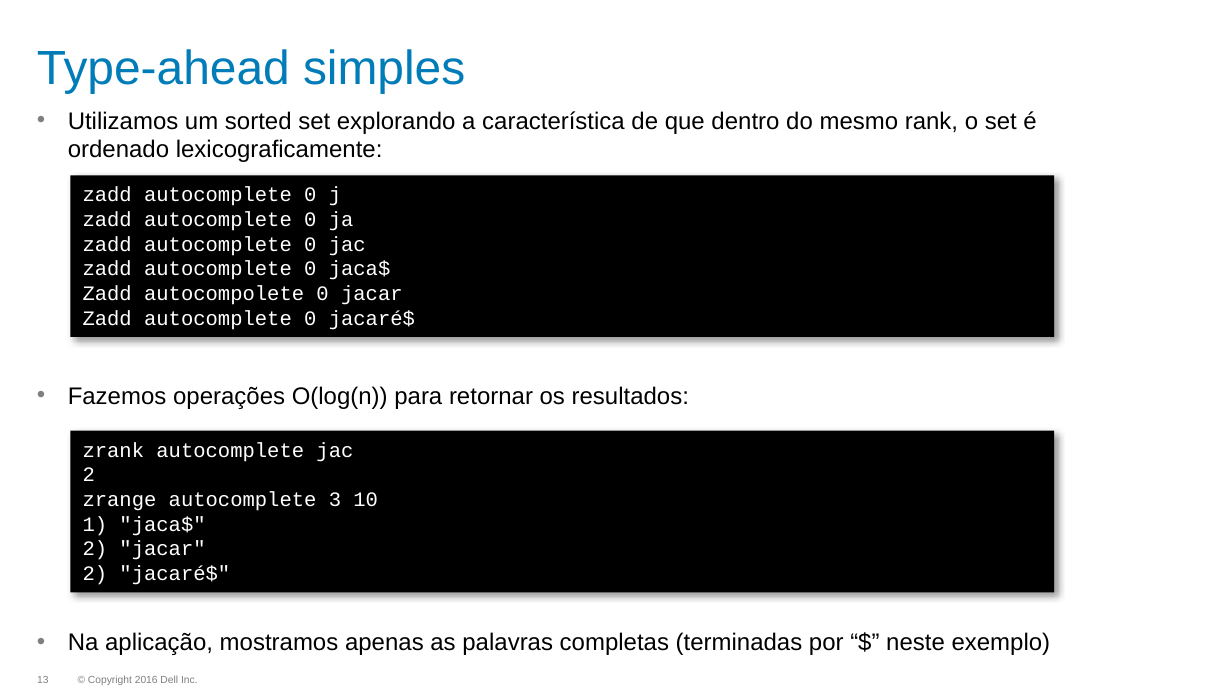
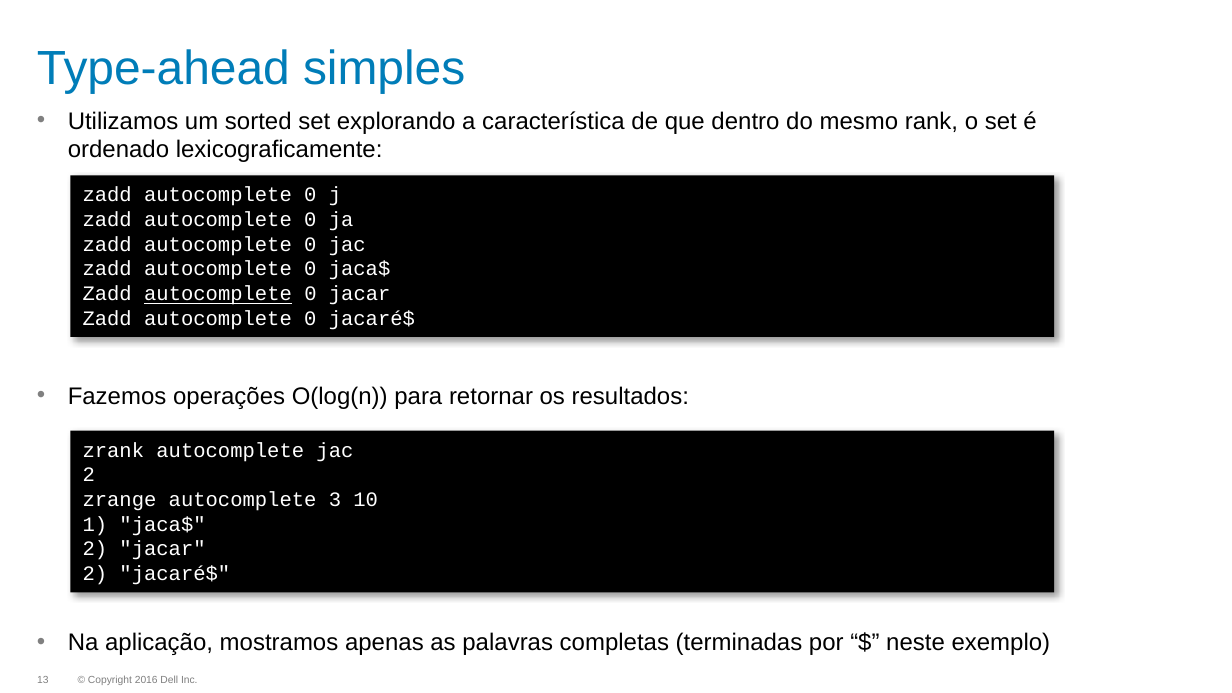
Before and after one commit to dougspadottoemc/Redis-HandsOn, a slide deck: slide 13 of slides/03_Estudos de caso utilizando Redis.pptx. Drawn at 1232x693 pixels with LibreOffice and Linux fonts; fonts in the diff are those of the drawing; background and template pictures are left out. Boxes give left, top, right and bottom in pixels: in the first picture for what was removed or moved away, otherwise in the second. Text is boxed around its words. In the diff, an @@ line names an element or a change of style, - is before the commit and + after.

Commit message:
fix typos

```diff
--- a/slides/03_Estudos de caso utilizando Redis.pptx
+++ b/slides/03_Estudos de caso utilizando Redis.pptx
@@ text in rectangle at (83, 285, 391, 305): text changed @@
-Zadd autocompolete 0 jacar
+Zadd autocomplete 0 jacar
```
Also in this commit, not shown: 2 other slides changed.
